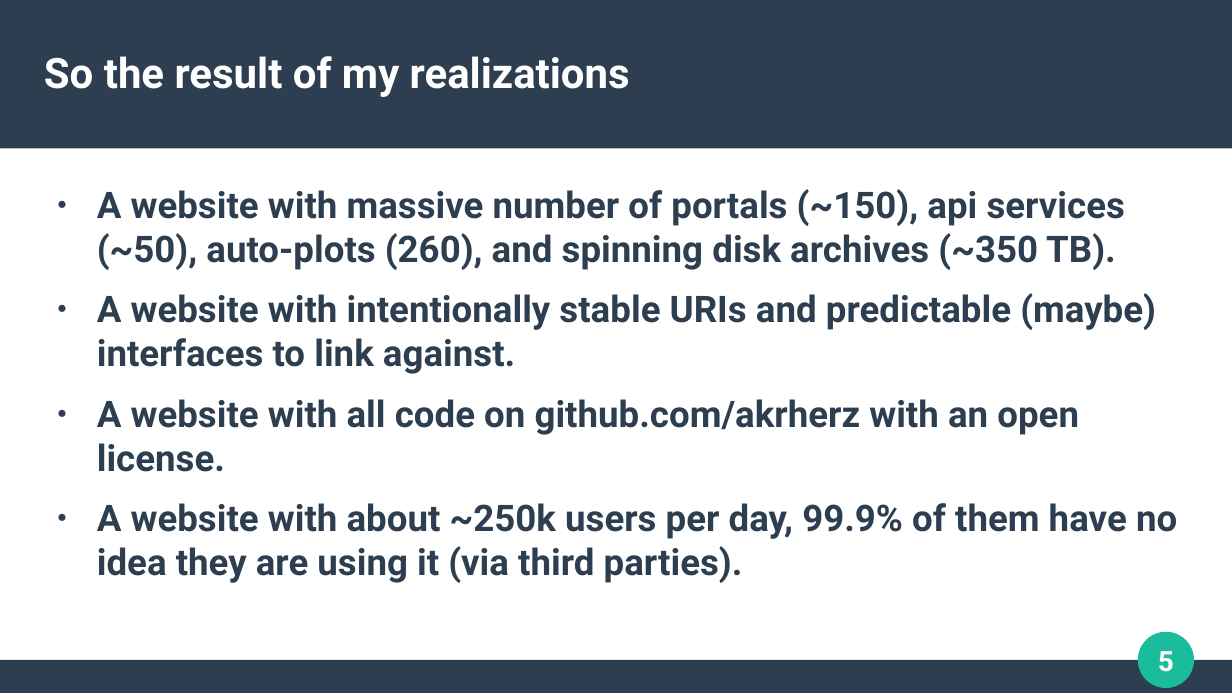
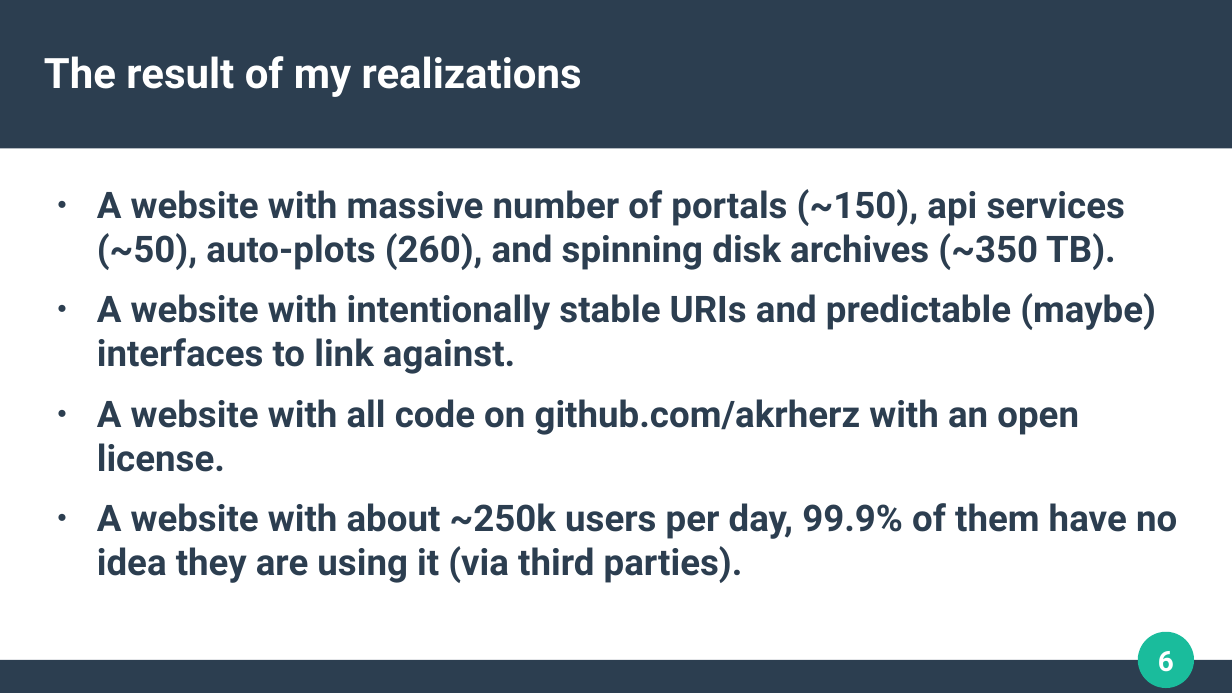
Before and after one commit to akrherz/akrherz, a slide deck: slide 6 of presentations/250508_dps/introslides.pptx (slide 5 before the commit). Drawn at 1232x693 pixels with LibreOffice and Linux fonts; fonts in the diff are those of the drawing. Boxes give left, top, right and bottom in pixels: in the first picture for what was removed or moved away, otherwise in the second. Text is boxed around its words. In the diff, an @@ line names an element or a change of style, - is before the commit and + after.

```diff
--- a/presentations/250508_dps/introslides.pptx
+++ b/presentations/250508_dps/introslides.pptx
@@ text at <box>44,56,582,97</box>: text changed @@
-So the result of my realizations
+The result of my realizations
@@ page number at <box>1158,651,1174,672</box>: text changed @@
-5
+6
```
Also in this commit, not shown: 3 other slides changed, 1 slide added, 1 other file.
